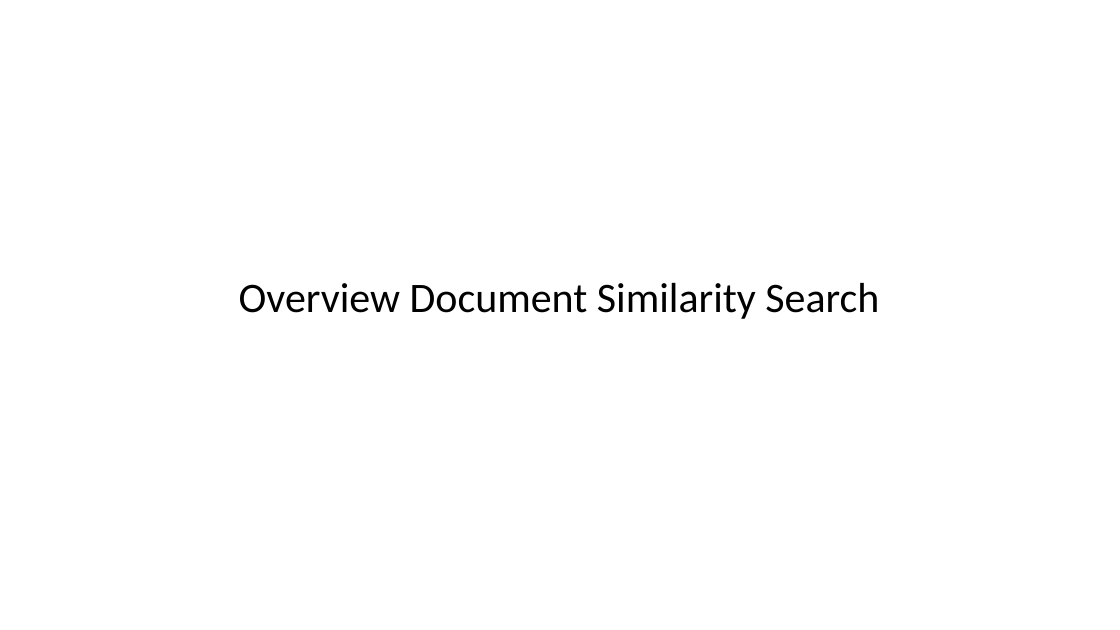
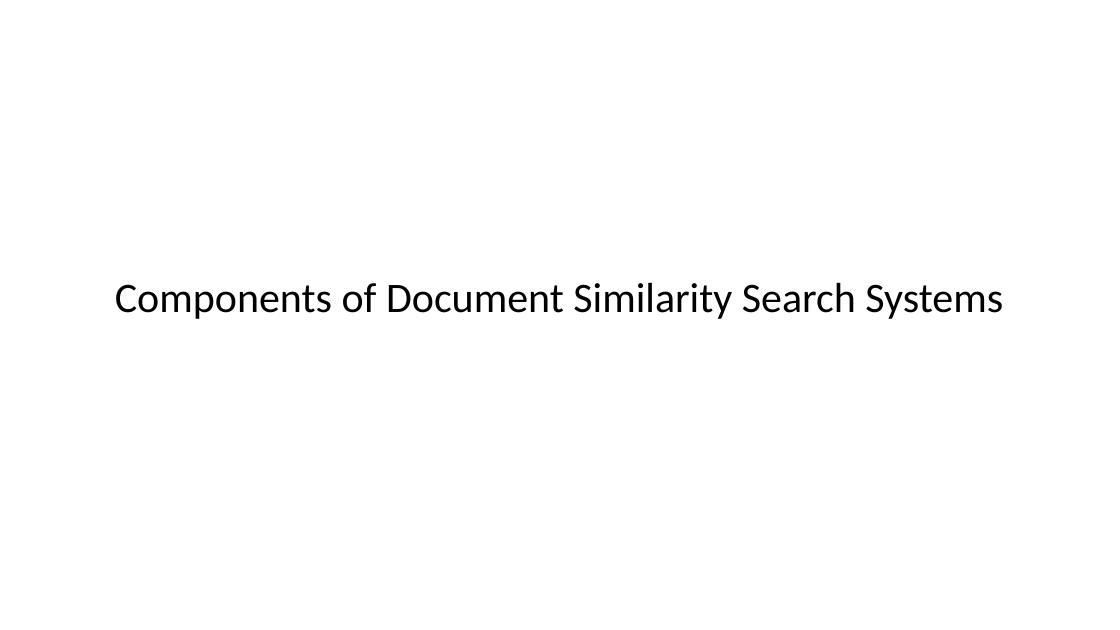
Before and after one commit to harelgabainew/school1, a slide deck: slide 8 of slides/7_DocumentWebSearching.pptx (slide 18 before the commit). Drawn at 1120x630 pixels with LibreOffice and Linux fonts; fonts in the diff are those of the drawing. Boxes give left, top, right and bottom in pixels: in the first picture for what was removed or moved away, otherwise in the second. Text is boxed around its words. In the diff, an @@ line names an element or a change of style, - is before the commit and + after.

```diff
--- a/slides/7_DocumentWebSearching.pptx
+++ b/slides/7_DocumentWebSearching.pptx
@@ title at <box>115,283,1003,319</box>: text changed @@
-Overview Document Similarity Search
+Components of Document Similarity Search Systems
```
Also in this commit, not shown: 2 other slides changed, 1 slide added, 1 slide removed.
